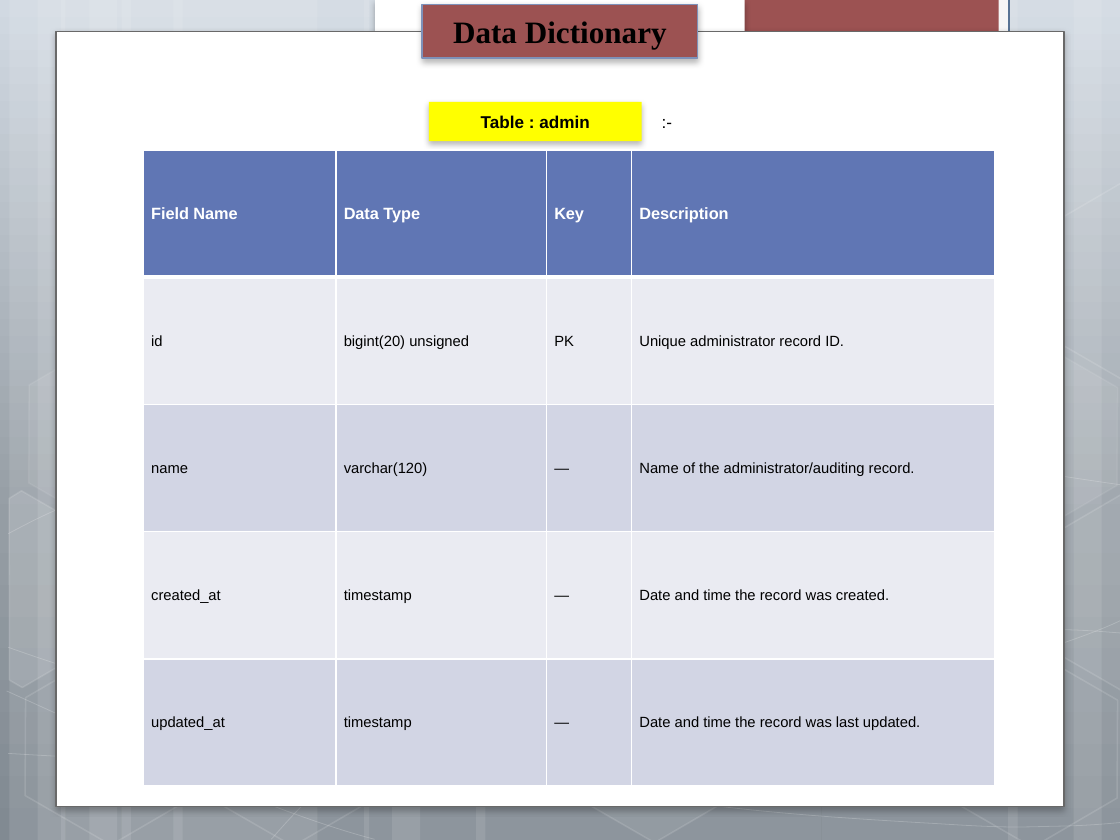
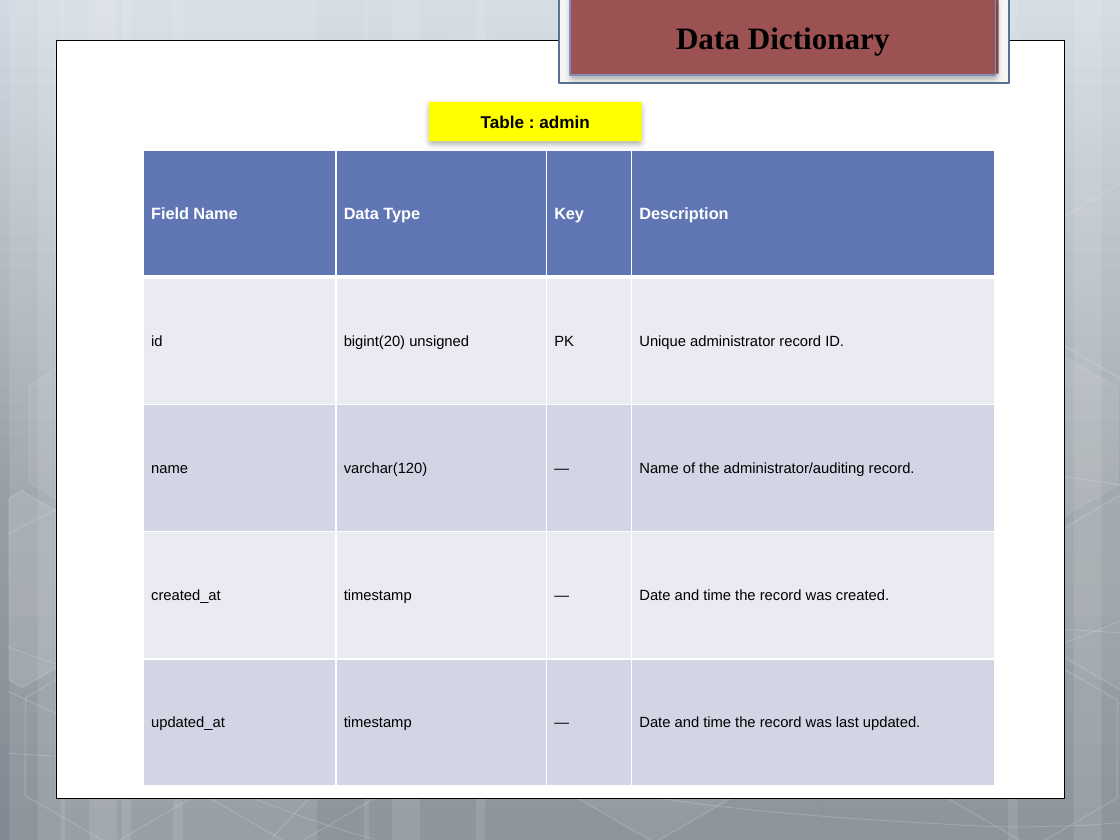
Before and after one commit to gunjandhaduk43-hash/New-healthy-bite, a slide deck: slide 9 of Documentation/Final/ppt/Healthy_Bite_Project_Progress_Presentation.pptx. Drawn at 1120x840 pixels with LibreOffice and Linux fonts; fonts in the diff are those of the drawing; background and template pictures are left out. Boxes give left, top, right and bottom in pixels: in the first picture for what was removed or moved away, otherwise in the second. Text is boxed around its words. In the diff, an @@ line names an element or a change of style, - is before the commit and + after.

```diff
--- a/Documentation/Final/ppt/Healthy_Bite_Project_Progress_Presentation.pptx
+++ b/Documentation/Final/ppt/Healthy_Bite_Project_Progress_Presentation.pptx
@@ rectangle removed at (375,0,745,76) @@
@@ rectangle "Data Dictionary": place and size @@
-rectangle "Data Dictionary" at (422,4,698,58)
+rectangle "Data Dictionary" at (570,0,996,75)
@@ rectangle removed at (56,31,1064,806) @@
@@ text removed at (651,102,690,141) @@
-:-
```
Also in this commit, not shown: 29 other files.
